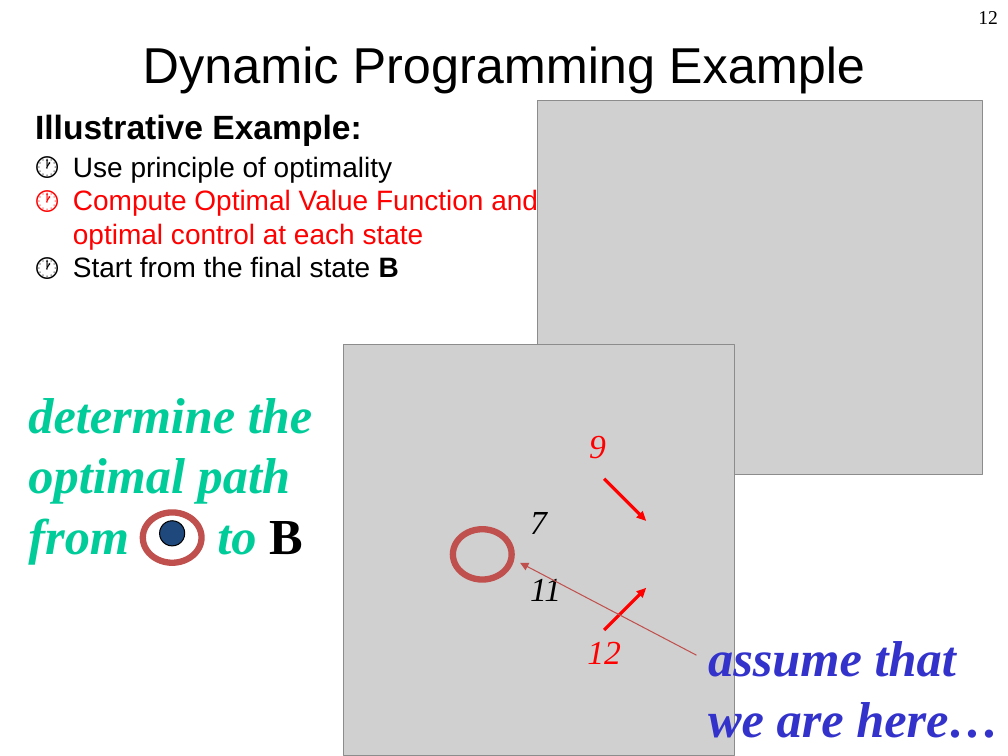
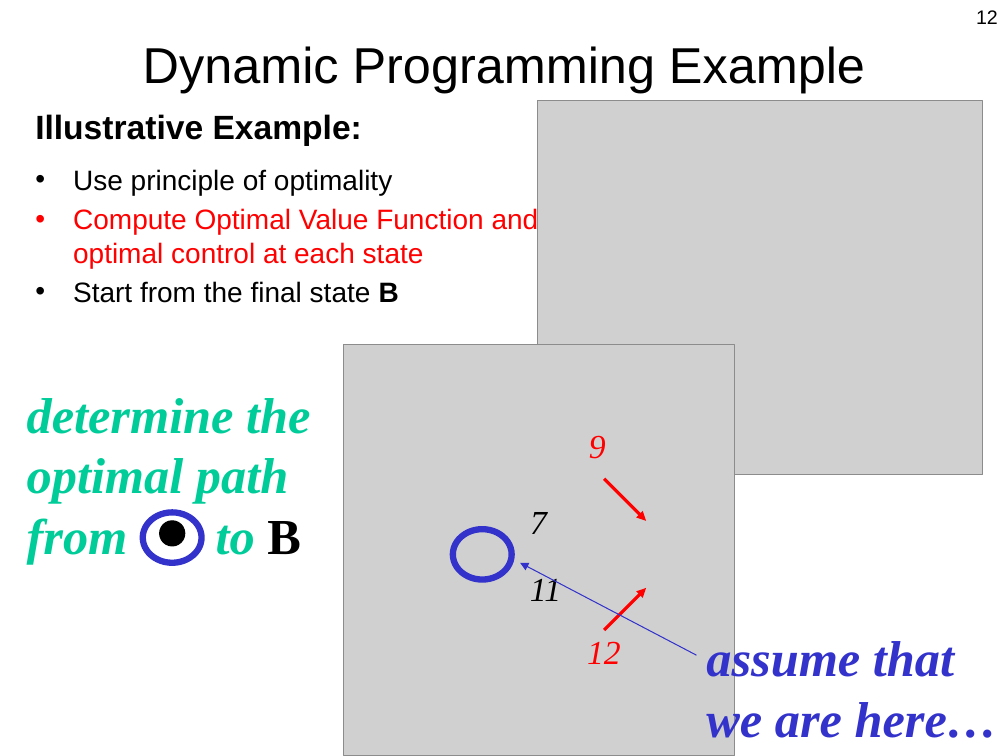
Before and after one commit to Berkeley-ME233/Berkeley-ME233.github.io, a slide deck: slide 12 of static/ME233_Sp16_L1_DP_Optimal_LQR.pptx. Drawn at 1008x756 pixels with LibreOffice and Linux fonts; fonts in the diff are those of the drawing; grey boxes stand for pictures. Boxes give left, top, right and bottom in pixels: in the first picture for what was removed or moved away, otherwise in the second. Text is boxed around its words. In the diff, an @@ line names an element or a change of style, - is before the commit and + after.

```diff
--- a/static/ME233_Sp16_L1_DP_Optimal_LQR.pptx
+++ b/static/ME233_Sp16_L1_DP_Optimal_LQR.pptx
@@ page number at [976, 10, 998, 24]: font Times New Roman to Arial @@
@@ text "Illustrative Example:" at [35, 114, 539, 303]: indent changed; more space between paragraphs; bullet 🕐 to • @@
@@ ellipse at [143, 512, 202, 562]: outline #C0504D 4.51 pt to #3333CC 4.5 pt @@
@@ ellipse at [159, 521, 184, 546]: fill #1F497D to #000000; outline #000000 0.74 pt to #000000 0.75 pt @@
@@ ellipse at [453, 529, 511, 580]: outline #C0504D 4.51 pt to #3333CC 4.5 pt @@
@@ arrow (697, 655) - (520, 562): stroke #C0504D 0.74 pt to #3333CC 0.75 pt @@
@@ arrow (604, 630) - (646, 588): stroke #FF0000 2.24 pt to #FF0000 2.25 pt @@
```
Also in this commit, not shown: 53 other slides changed, 1 other file.
